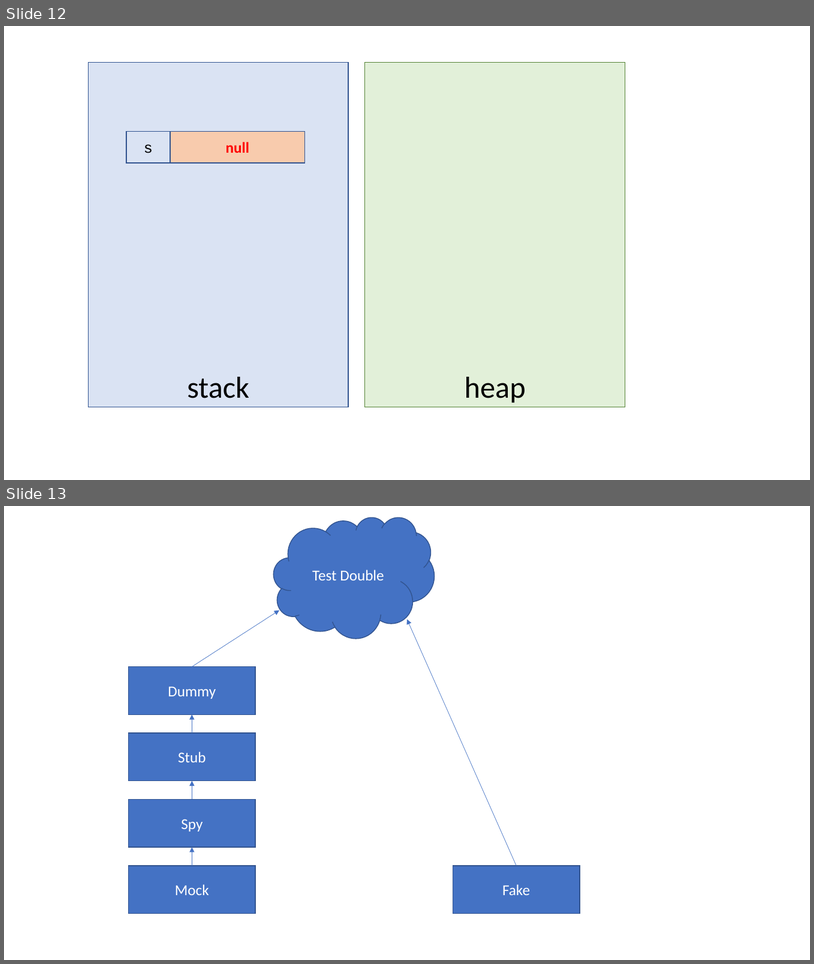
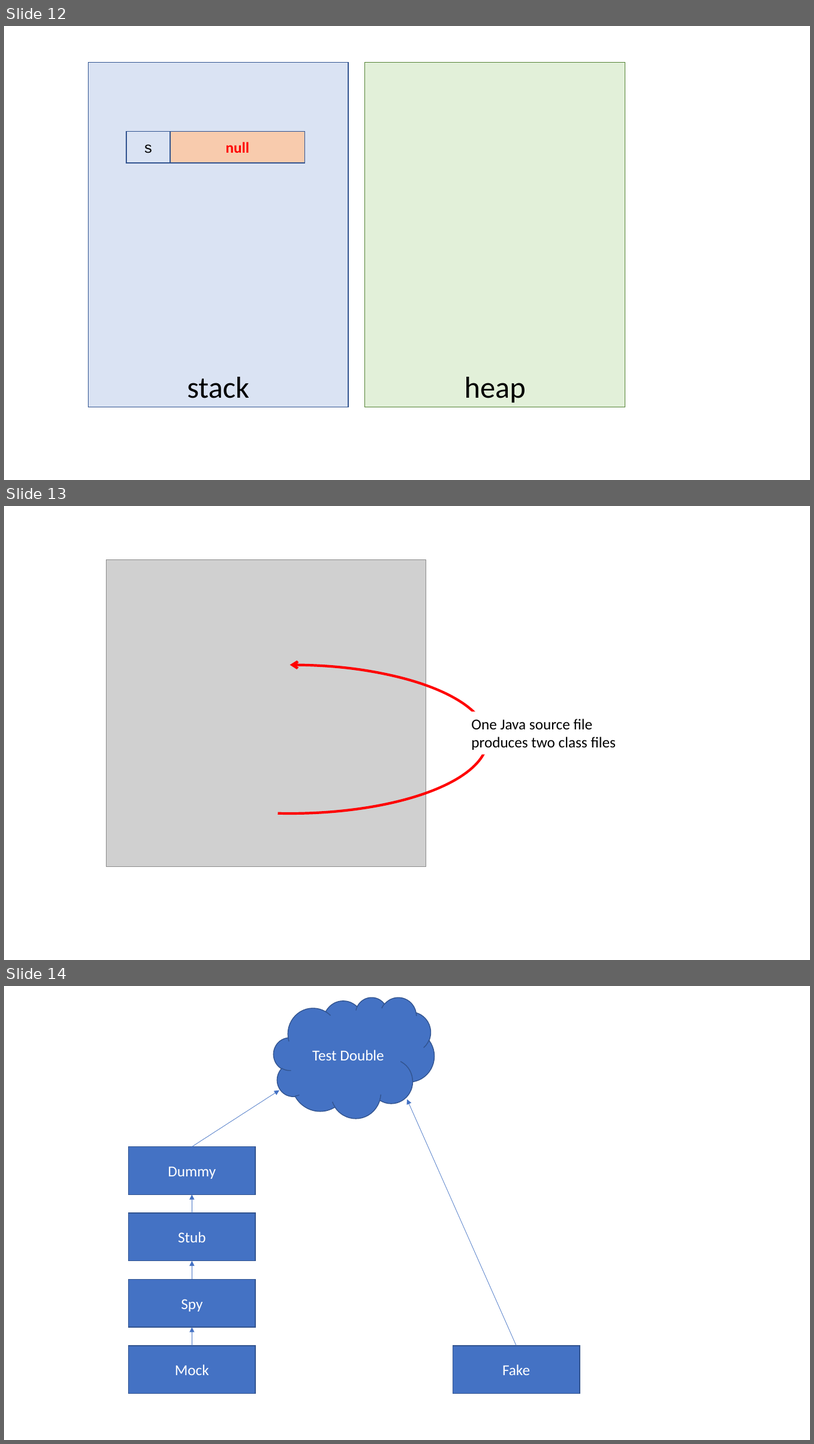
Before and after one commit to albertattard/java-boot-camp, a slide deck: assets/images/Images.pptx. Shown one above the other, each under a label of ours: slides 12 and 13 before the commit, slides 12, 13 and 14 after it. The pictures are 814x964 and 814x1444 pixels, drawn with LibreOffice and Linux fonts; fonts in the diff are those of the drawing; grey boxes stand for pictures. Boxes give left, top, right and bottom in pixels: in the first picture for what was removed or moved away, otherwise in the second. Text is boxed around its words. In the diff, an @@ line names an element or a change of style, - is before the commit and + after.

```diff
--- a/assets/images/Images.pptx
+++ b/assets/images/Images.pptx
@@ slide 13 added at (4, 506, 810, 960), background #FFFFFF @@
@@ picture added at (106, 560, 426, 867) @@
@@ arc (boxed as its full ellipse) added at (92, 664, 488, 813), outline #FF0000 3 pt @@
@@ text added at (471, 718, 616, 750), 18 pt, text #000000 @@
+One Java source file produces two class files
@@ what was slide 13 is now slide 14 @@
```
Also in this commit, not shown: 3 other files.
